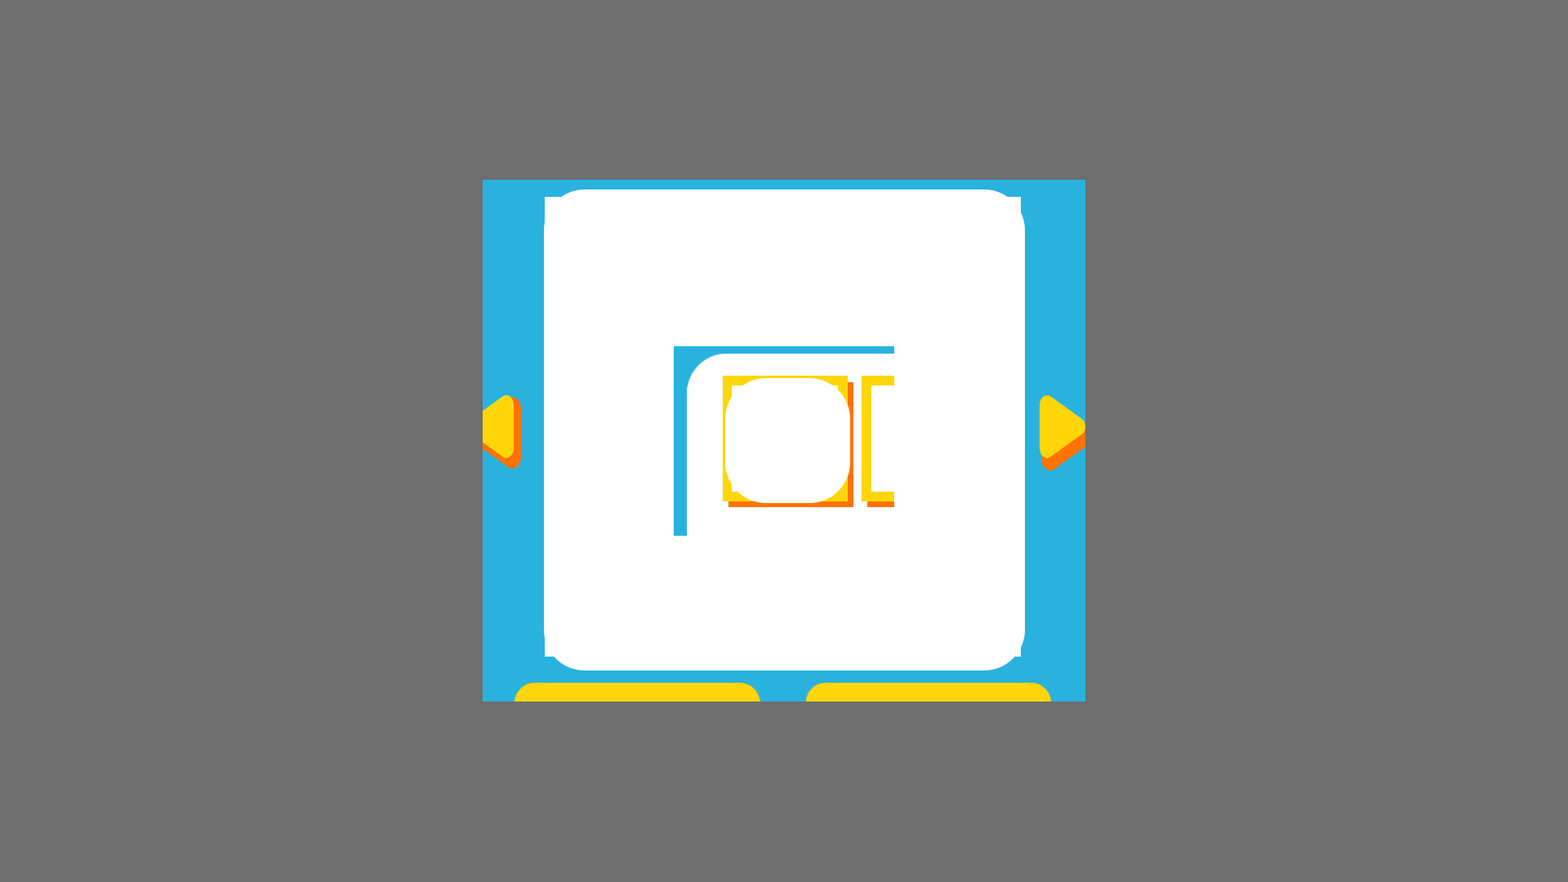
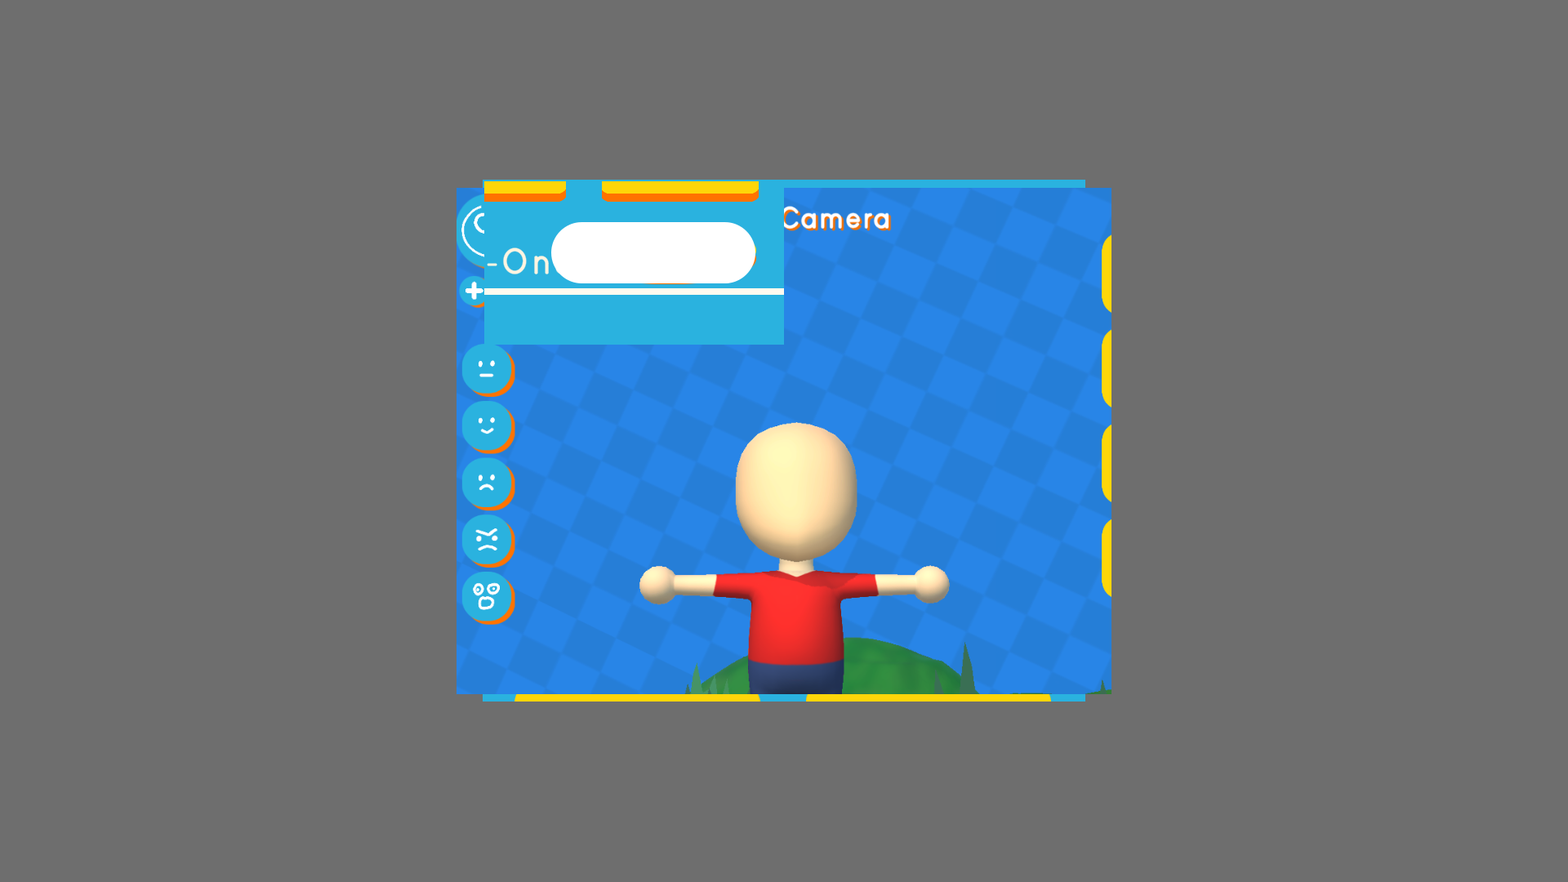
Revision of a layered 1568 × 882 image; what changed, layer by layer:
added layer "Rectangle 28" in group "main base hair" over [551, 222, 756, 284]
added layer "Rectangle 27" in group "main base hair" over [726, 224, 753, 284]
added layer "Layer 40" in group "main base hair" over [484, 181, 784, 345]
added layer "Layer 39" in group "main base hair" over [609, 194, 650, 223]
added layer "Layer 38" in group "main base hair" over [456, 187, 1112, 695]
painted on "Rectangle 26" over [725, 378, 851, 504]